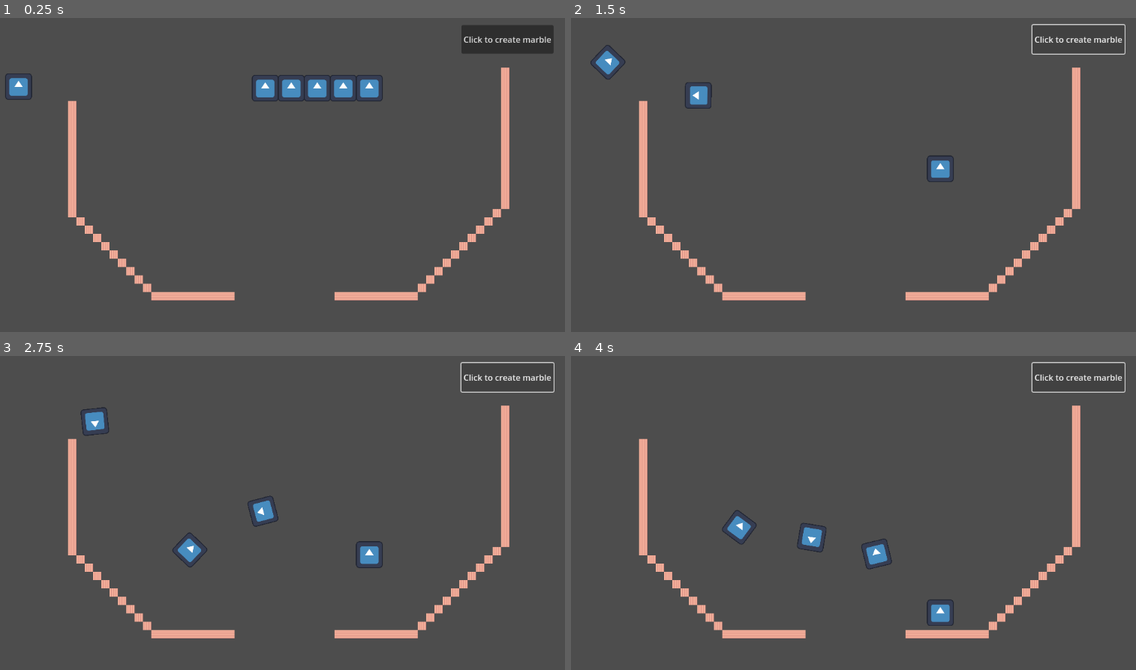
Above: before the commit, frames 1-4 (two rows, left to right).
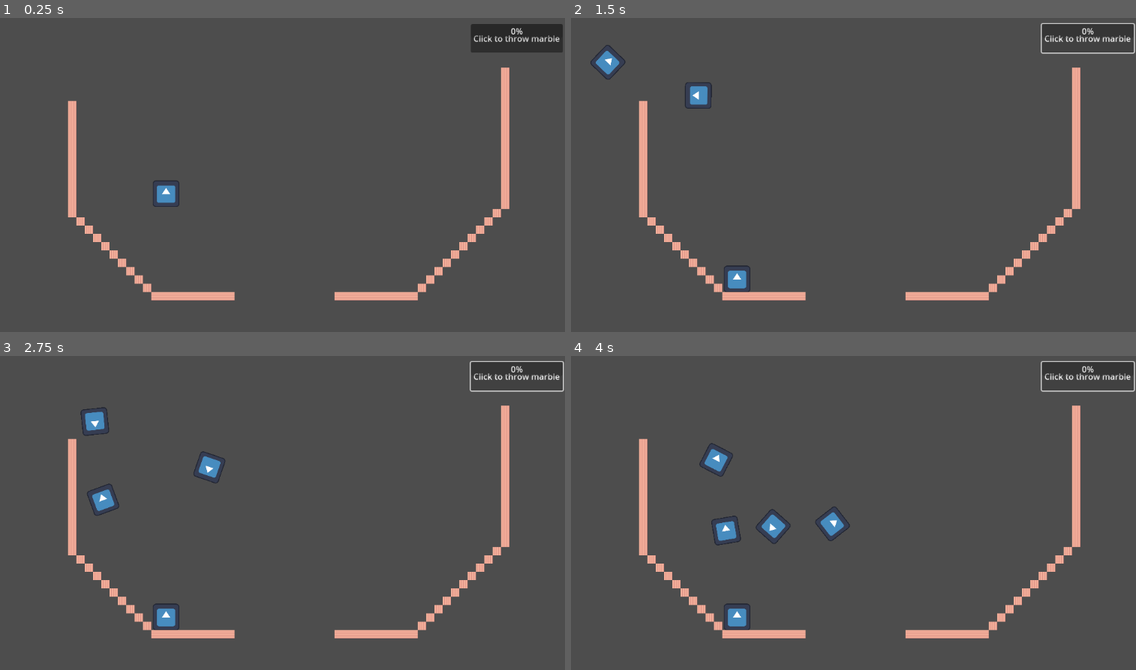
Above: after the commit, the same moments.

Repository: v1ctorio/gamble
Game: Godot game, scene res://pachinko.tscn
Same seed, same stepped clock (60 frames per second), same inputs: the game is played once before the commit and once after it. The engine's default icon, where the game draws it, is replaced by a stand-in: a white triangle on a blue panel in a dark square.
Inputs:
- Up to frame 1 (0.25 s): no input
- Up to frame 2 (1.5 s): click "Click to create marble" (after the commit: "Click to throw marble") at 0.5 s; click "Click to create marble" (after the commit: "Click to throw marble") at 1.25 s
- Up to frame 3 (2.75 s): click "Click to create marble" (after the commit: "Click to throw marble") at 2 s
- Up to frame 4 (4 s): tap Enter at 2.75 s

The runs differ from the first frame. In frame 1, 2.3% of the frame differs, in the area x 0-100%, y 1-61%; in frame 2, 1.1%; in frame 3, 2.1%; in frame 4, 2.7%, in the area x 22-100%, y 1-88%.

Commit message:
Obstacles and readme!

Diff:
--- a/create_marble_btn.tscn
+++ b/create_marble_btn.tscn
@@ -1,11 +1,21 @@
-[gd_scene load_steps=3 format=3 uid="uid://bxr1a4seff6td"]
+[gd_scene load_steps=4 format=3 uid="uid://bxr1a4seff6td"]
 
 [ext_resource type="Script" uid="uid://dw6g25gjblh3h" path="res://scripts/marblebutton.gd" id="1_3o7ar"]
 [ext_resource type="PackedScene" uid="uid://ctgdxoohubds7" path="res://marble.tscn" id="2_g5gj1"]
+[ext_resource type="Script" uid="uid://bo4halahv646h" path="res://scripts/progress_bar.gd" id="3_b1gst"]
 
 [node name="Button" type="Button"]
 offset_right = 116.0
 offset_bottom = 55.0
-text = "Click to create marble"
+text = "Click to throw marble"
 script = ExtResource("1_3o7ar")
 marble_scene = ExtResource("2_g5gj1")
+
+[node name="ProgressBar" type="ProgressBar" parent="."]
+layout_mode = 1
+anchors_preset = 10
+anchor_right = 1.0
+offset_bottom = 27.0
+grow_horizontal = 2
+max_value = 2.0
+script = ExtResource("3_b1gst")
--- a/pachinko.tscn
+++ b/pachinko.tscn
@@ -1,6 +1,6 @@
 [gd_scene load_steps=11 format=4 uid="uid://5rdlpi3ghblq"]
 
-[ext_resource type="Script" uid="uid://cg2w0lxd2jkbq" path="res://scripts/marblespawner.gd" id="1_6b7t7"]
+[ext_resource type="Script" uid="uid://clt07pg4iorei" path="res://scripts/pachinko.gd" id="1_3huoa"]
 [ext_resource type="PackedScene" uid="uid://ctgdxoohubds7" path="res://marble.tscn" id="1_epw72"]
 [ext_resource type="Texture2D" uid="uid://d21h70axg0spf" path="res://assets/void.png" id="2_gsyfj"]
 [ext_resource type="PackedScene" uid="uid://bxr1a4seff6td" path="res://create_marble_btn.tscn" id="3_33s87"]
@@ -49,19 +49,19 @@
 sources/2 = SubResource("TileSetAtlasSource_e27ee")
 
 [node name="pachinko" type="Node2D"]
-script = ExtResource("1_6b7t7")
-marble_scene = ExtResource("1_epw72")
-start_pos = Vector2(0, -200)
+script = ExtResource("1_3huoa")
+count = 13
+beggining = Vector2(-185, -30)
 metadata/_edit_group_ = true
 
 [node name="Button" parent="." instance=ExtResource("3_33s87")]
-offset_left = 377.0
-offset_top = -293.0
-offset_right = 554.0
-offset_bottom = -238.0
+offset_left = 395.0
+offset_top = -295.0
+offset_right = 572.0
+offset_bottom = -240.0
 
 [node name="ball" parent="." instance=ExtResource("1_epw72")]
-position = Vector2(-474, -203)
+position = Vector2(-186, -24)
 physics_material_override = SubResource("PhysicsMaterial_6b7t7")
 continuous_cd = 2
 
@@ -73,5 +73,5 @@
 tile_set = SubResource("TileSet_yapkp")
 
 [node name="marble_despawn_zone" parent="." instance=ExtResource("5_yapkp")]
-position = Vector2(-33, 232)
+position = Vector2(-36, 283)
 scale = Vector2(2.7498436, 1.2270772)
--- /dev/null
+++ b/scenes/pachinko/obstacle.tscn
@@ -0,0 +1,8 @@
+[gd_scene load_steps=2 format=3 uid="uid://bxwsk3gfsaobx"]
+
+[sub_resource type="CircleShape2D" id="CircleShape2D_t167m"]
+
+[node name="obstacle" type="StaticBody2D"]
+
+[node name="CollisionShape2D" type="CollisionShape2D" parent="."]
+shape = SubResource("CircleShape2D_t167m")
--- a/scripts/marblebutton.gd
+++ b/scripts/marblebutton.gd
@@ -14,6 +14,7 @@
 func _process(delta: float) -> void:
 	if _charging:
 		_duration_pressed += delta
+		$ProgressBar.progress = _duration_pressed
 
 
 func _on_button_down() -> void:
@@ -31,6 +32,9 @@
 	var vel = 300.0 * (_duration_pressed+1)
 
 	spawn_marble_with_v(spawn_pos, dir, vel)
+
+	await get_tree().create_timer(0.1).timeout
+	$ProgressBar.progress = 0
 	print(_duration_pressed)
 	_duration_pressed = 0.0
 
--- a/scripts/marblespawner.gd
+++ /dev/null
@@ -1,14 +0,0 @@
-extends Node2D
-
-@export var marble_scene: PackedScene
-@export var count = 5
-@export var spacing = 50.0
-@export var start_pos = Vector2.ZERO
-
-func _ready() -> void:
-	if marble_scene == null:
-		return
-	for i in count:
-		var m := marble_scene.instantiate() as RigidBody2D
-		m.position = start_pos + Vector2(i * spacing, 0)
-		add_child(m)
--- /dev/null
+++ b/scripts/pachinko.gd
@@ -0,0 +1,24 @@
+extends Node2D
+
+@export var count: int = 9
+@export var per_row: int = 3
+@export var beggining: Vector2
+@export var horizontal_spacing: Vector2 = Vector2(50.0,0.0)
+@export var row_spacing: Vector2 = Vector2(0.0,100.0)
+var obstacle: PackedScene = load("res://scenes/pachinko/obstacle.tscn")
+
+func _ready() -> void:
+	var pos = beggining
+	var j = 0
+	var row = 0
+	for i in count:
+		j = j+1
+		var obs := obstacle.instantiate() as StaticBody2D
+		add_child(obs)
+		if j > per_row:
+			row = row + 1
+			j = 1
+
+
+		obs.position = pos + row_spacing * row - horizontal_spacing * row
+		pos = pos + horizontal_spacing
--- /dev/null
+++ b/scripts/progress_bar.gd
@@ -0,0 +1,6 @@
+extends ProgressBar
+
+var progress = 0
+
+func _process(_delta: float) -> void:
+	value = progress
Not shown, added: scripts/pachinko.gd.uid
Not shown, added: scripts/progress_bar.gd.uid
Not shown, changed: README.md
